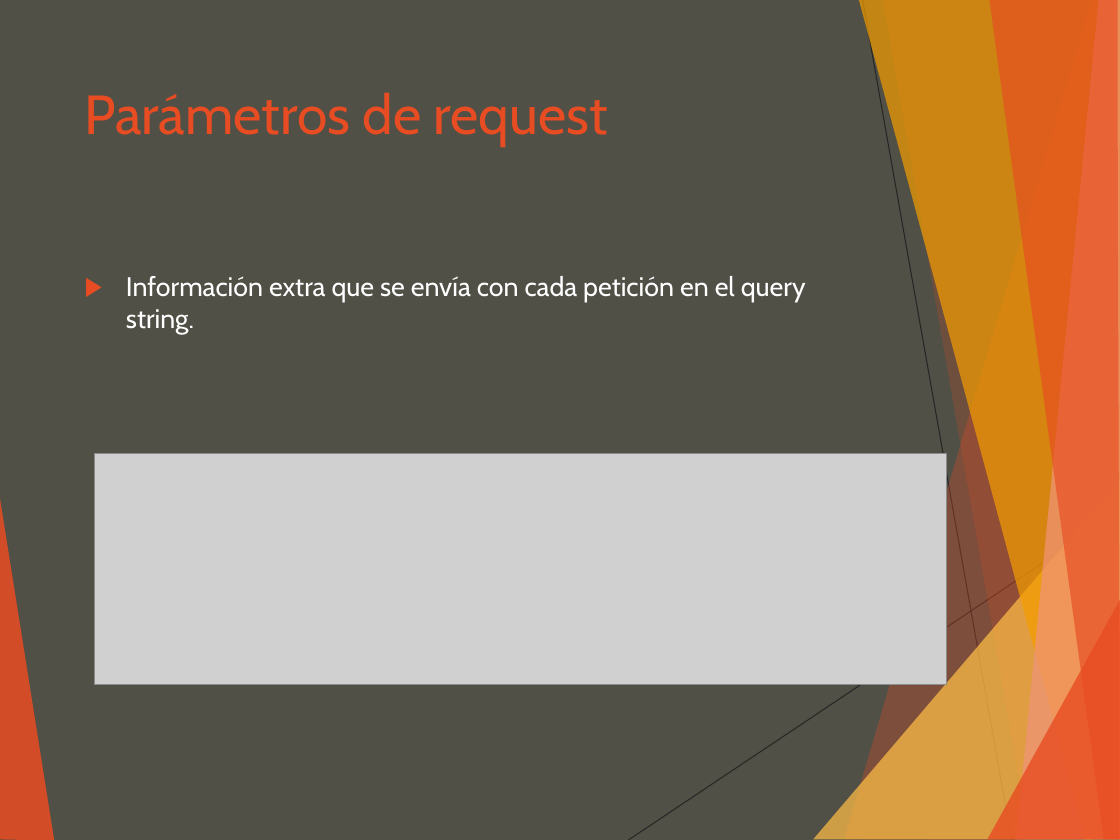
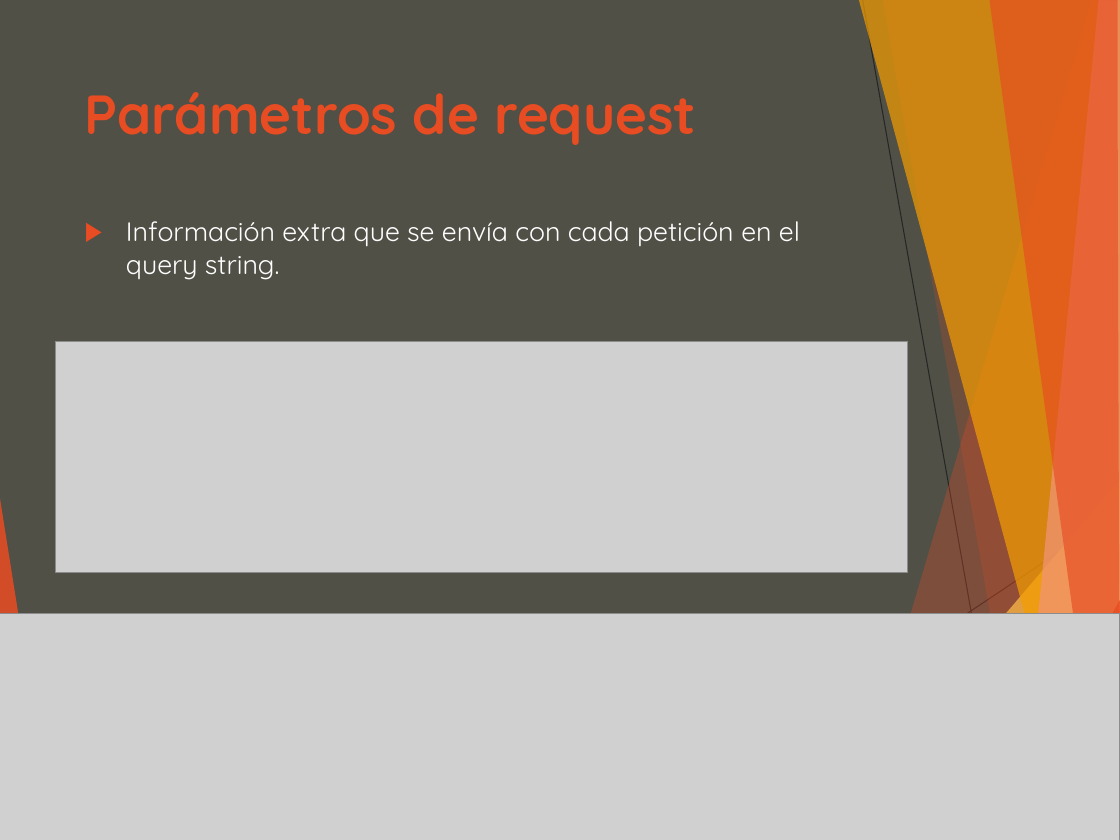
Before and after one commit to luisgepeto/PostmanCourse, a slide deck: slide 11 of Presentacion.ppt. Drawn at 1120x840 pixels with LibreOffice and Linux fonts; fonts in the diff are those of the drawing; grey boxes stand for pictures. Boxes give left, top, right and bottom in pixels: in the first picture for what was removed or moved away, otherwise in the second. Text is boxed around its words. In the diff, an @@ line names an element or a change of style, - is before the commit and + after.

```diff
--- a/Presentacion.ppt
+++ b/Presentacion.ppt
@@ text "Parámetros de request" at <box>85,92,696,145</box>: font Cabin to Quicksand, bold on @@
@@ text "Información extra que se envía ...": place and size @@
-text "Información extra que se envía ..." at <box>126,276,806,335</box>
+text "Información extra que se envía ..." at <box>126,221,800,280</box>
@@ text "Información extra que se envía ..." at <box>126,221,800,280</box>: font Cabin to Quicksand @@
@@ picture: place and size @@
-picture at <box>95,454,947,685</box>
+picture at <box>56,341,909,572</box>
@@ picture added at <box>0,614,1120,840</box> @@
```
Also in this commit, not shown: 27 other slides changed, 4 other files.
